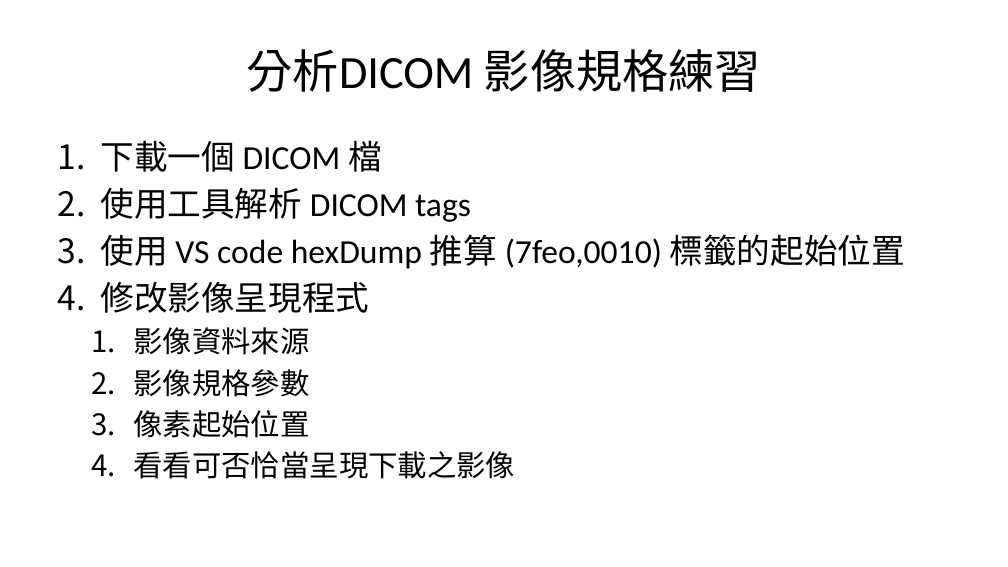
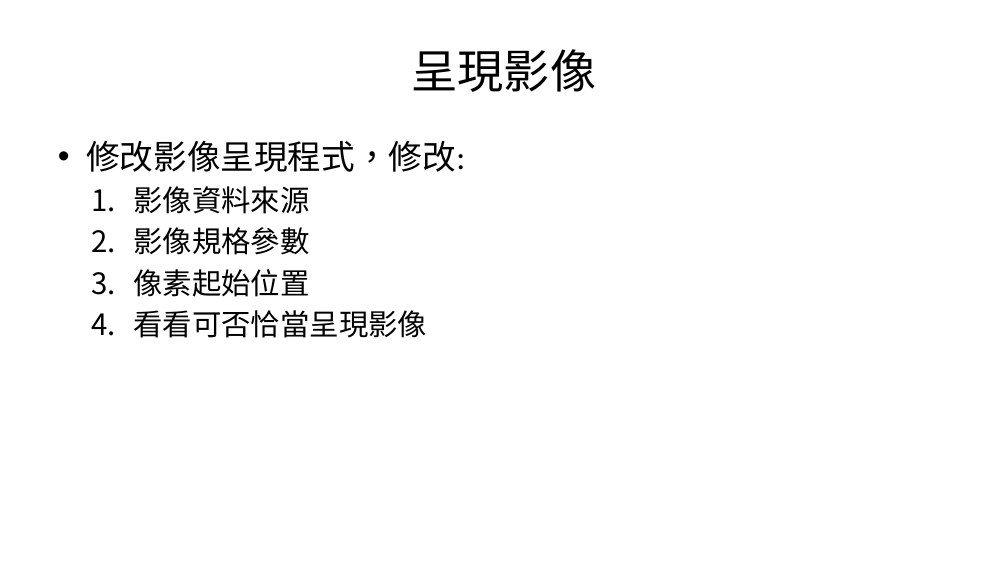
Before and after one commit to mos2718/drawDICOM, a slide deck: slide 37 of DrawDICOM1.pptx (slide 30 before the commit). Drawn at 1008x567 pixels with LibreOffice and Linux fonts; fonts in the diff are those of the drawing. Boxes give left, top, right and bottom in pixels: in the first picture for what was removed or moved away, otherwise in the second. Text is boxed around its words. In the diff, an @@ line names an element or a change of style, - is before the commit and + after.

```diff
--- a/DrawDICOM1.pptx
+++ b/DrawDICOM1.pptx
@@ title at [411,49,596,92]: text changed @@
-分析DICOM 影像規格練習
+呈現影像
@@ text at [86,141,465,172]: text changed @@
-1. 下載一個 DICOM 檔
-2. 使用工具解析 DICOM tags
-3. 使用 VS code hexDump 推算 (7feo,0010) 標籤的起始位置
-4. 修改影像呈現程式
+• 修改影像呈現程式，修改:
@@ text at [134,310,428,338]: text changed @@
-  4. 看看可否恰當呈現下載之影像
+  4. 看看可否恰當呈現影像
```
Also in this commit, not shown: 2 other slides changed, 8 slides added, 5 other files.
